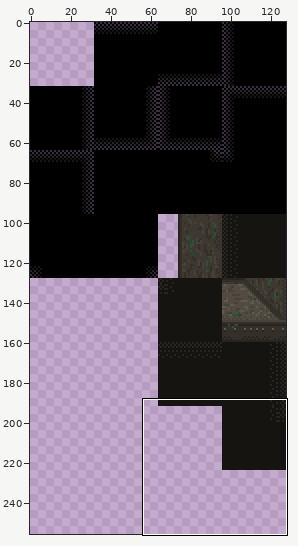
Two states of a sprite sheet, CasaDesDiamantes/sprites/voidBackground_spr/3e4c2e60-a8b4-476b-8b32-949cd7469ac7.png. Above, an overview of the earlier version with the close-up marked.
Close-up. Earlier state:
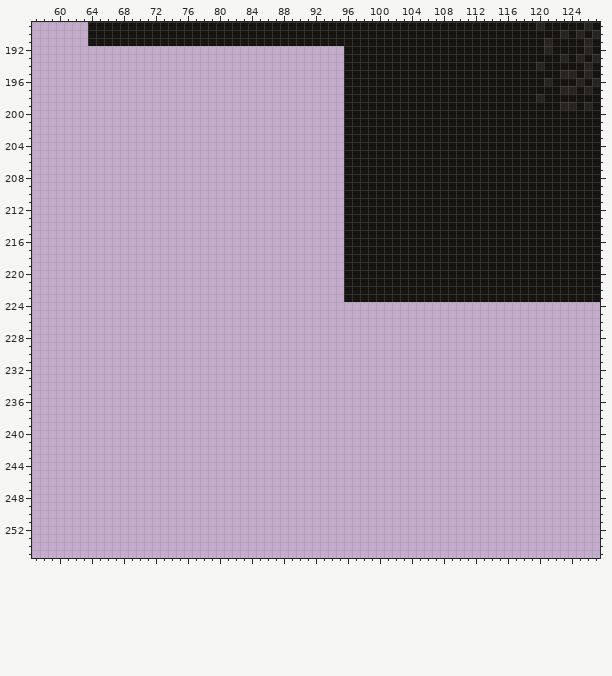
The file is 128x256 pixels. Colours within 5 levels of each other are drawn and written as one. Shown: x 57..127, y 189..255.
New version:
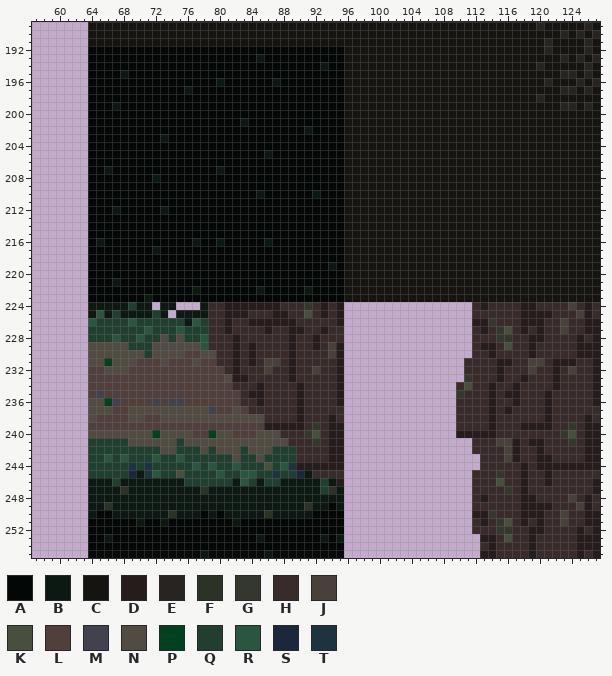
Palette (. is transparent): A #030705  B #0c1912  C #161411  D #261c1c  E #28241f  F #2a3326  G #34382c  H #3a2b2b  J #474139  K #494f3d  L #513f3c  M #42424f  N #514b41  P #004220  Q #1f3f2f  R #2a5640  S #1a283c  T #1b343d
Edits made:
Changed rows in their new state; - is an unchanged pixel.
first column x 64:
192 AAAAAAAAAAAAAAAAAAAAAAAAAAAAAAAA--------------------------------
193 AAAAAAAAAAAAAAAAAAAAABAAAAAAAAAA--------------------------------
194 AAAAAAAAAAAAAAAAAAAAAAAAAAAAABAA--------------------------------
195 AAAABAAAAAAAAAAAAAAAAAAAAAAAAAAA--------------------------------
196 AAAAAAAAAAAAAAAABAAAAAABAAAAAAAA--------------------------------
197 AAAAAAAAAAAABAAAAAAAAAAAAAAAAAAA--------------------------------
198 AAAAAAAAAAAAAAAAAAAAAAAAAAAAAAAA--------------------------------
199 AAABAAAAAAAAAAAAAAAAAAAAAAAAAAAA--------------------------------
200 AAAAAAAAAAAAAAAAAAAAAAAAAAAAAAAA--------------------------------
201 AAAAAAAAAAAAAAAAAAABAAAAAAAAAAAA--------------------------------
202 AAAAAAAAAAAAAAAAAAAAAAAAAAABAAAA--------------------------------
203 AAAAAAAAABAAAAAAAAAAAAAAAAAAAAAA--------------------------------
204 AAAAAAAAAAAAAAAAAAAAAAAAAAAAAAAA--------------------------------
205 AAAAAAAAAAAAAAAAAAAAAABAAAAAAAAA--------------------------------
206 AAAAAAAAAAAAAAAAAAAAAAAAAAAAAAAA--------------------------------
207 AABAAAAAAAAAAAAABAAAAAAAAAAAAAAA--------------------------------
208 AAAAAAAABAAAAAAAAAAAAAAAAAAAAAAA--------------------------------
209 AAAAAAAAAAAAAAAAAAAAAAAAAAAAAAAA--------------------------------
210 AAAAAAAAAAAAAAAAAAAAABAAAAAABAAA--------------------------------
211 AAAAAAAAAAAAAAAAAAAAAAAAAAAAAAAA--------------------------------
212 AAABAAAAABAAAAAAAAAAAAAAAAAAAAAA--------------------------------
213 AAAAAAAAAAAAAAAAAAAAAAAAAAAAAAAA--------------------------------
214 AAAAAAAAAAAAAAAAAAAAAAAAAAAAAAAA--------------------------------
215 AAAAAAAAAAAAAAAAAAAAAAAAAAAAAAAA--------------------------------
216 ABAAAAAAAAAAABAABAAAAABAAAAAAAAA--------------------------------
217 AAAAAAAABAAAAAAAAAAAAAAAAAAAAAAA--------------------------------
218 AAAAAAAAAAAAAAAAAAAAAAAAAAAAAAAA--------------------------------
219 AAAAAAAAAAAAAAAAAAAAAAAAAAAAAABA--------------------------------
220 AAAAAAAAAAAAAAAAAAAAAAAAAAAAAAAA--------------------------------
221 AAABAAAAAAAAAAAAAAAAAAAAAAAAAAAA--------------------------------
222 AAAAAAAAAAAAABAAAAAAABAAAAABAAAA--------------------------------
223 AAAAAAABAAAAAAAAAAAAAAAAAAAAAAAA--------------------------------
224 BBBBBQBB-BB---BHHDDDDDDDHHHGHDHD----------------HDHHHHDDHHHHJHDH
225 BRBQBBBBQB-BBBBHHDDDHHHDDHHKHDHD----------------HHHHHHDDDDHHHJDH
226 RQQQQRQQQQQQBRQHHDHHDDDDDDHHHHHD----------------DDGHHHDDDHHJHHDD
227 QQQQQQQRQQQRQQQHHDHHHHDHHDDHHDHH----------------HDHGKHDHDHHJHHDD
228 QQQRQQRQQNQNQQRHHHDHHHHHHDHHDHHH----------------HHHGGHHDDHHHHDHD
229 NNNNNQQQNNNNNNRHHHDHDHHHHDHHDHJD----------------HDDHKHHDHHHHHDDD
230 NNNNNNNQNNNNLLNNHHDHDHHHHDHHHHJD----------------HHDHHHHDHHHHHDDD
231 NNPNNNLLLNLLLNLLHHDHDHJJHDHHHHHD---------------HHHHDDHHJJHDDDHHD
232 LLNNNLLLLLLLLLLLLHDHHHJHHDHHJHHD---------------HHHHDHHHJHHDHJHHD
233 LLLLLLLLLLLLLLLLLNDDHHHHHDHHHHHD---------------GHHHDHHDHHHDHHHHD
234 LLLLLLLLLLLLLLLLLLHHHDHHHHDHHHHD--------------HKHHDHHDHHHHDHHHHD
235 LMLLLLLLLLLLLLLLLLLHDDHHHHDHHHHD--------------GHHHDHDDHHHDHHHHHD
236 NNPMLLLLMLMMLLLLLLLHHDHHHHDHHHHD--------------HHHHDHHDHHHDHHHHHD
237 NNNLLNNNNNNNNNNMLLNLHHHHHHDHHHHH--------------HHHHDHDHHHHDHHHHHH
238 NLLLLNNLLNNNNNNNNNNNNNHHHHDHHHDH--------------HHHHDHHHHHHDHHHHDH
239 LLLLLLLLLLLLLLLLLLLLLLDDDDDHGHDD--------------HHHHDHHHDDDDHHGHDD
240 NNNNNNNNPNNNNLLPNNLLLNNNHHHGKHDD--------------DDDDDHHHHHHHHGKHDD
241 QQQQQNNNNNNQNNNNNNNNNNNNNHHHGHDD----------------HHHJJDHDDHHHGHDD
242 QQQQQQQQQNNQQQNQNNNQNNNQQQHHHHDD----------------HHHHJDHHDHHHHHDD
243 QQRQRQQQRQQRQQQQQQNQQNQQQQHHHHDD-----------------HHHJDHHDDHHHHDD
244 QQQQQTQTQQQQQRQRQQRQQQKQRTDDDDDD-----------------HHHHHDHDDDDDDDD
245 QQQQQSBTRQQKQQQQRQQRRQQTQQSBHHHH----------------HHHGHHDHHDHHHHHH
246 BBBQBBBBBBBBQQQQQQBRQBQQBBBBBQBD----------------HHHKHHDHHDHHHHHD
247 BBBBFBBBBBBBBBFBBBBBBBBBBBBBBQFB----------------HHHHGHDHHHHHHHHD
248 BBBBBBBBBBBBBBBBBBBBBBBBBBBBBBBB----------------HDHHHHDDHHHHJHDH
249 BBFBBBBBBBBBBBBBBBBBBBBBBBBFBBAB----------------HHHHHHDDDDHHHJDH
250 BAABBBBBBBFBBBABABBBBBFBBBBBAAAA----------------DDGHHHDDDHHJHHDD
251 AAAAAABAABAAAAAAAABAAAAAAAAAAAAA----------------HDHGKHDHDHHJHHDD
252 AAAAAAAAAAAAAAAAAAAAAAAAAAAAAAAA----------------HHHGGHHDDHHHHDHD
253 AABAAAAAAAAAAAAAAAAAABAAAAAAABAB-----------------DDHKHHDHHHHHDDD
254 AAAAAAAAAAAAAAAAAAAAAAAAAAAAAAAA-----------------HDHHHHDHHHHHDDD
255 AAAAAAAAAAAAAABAAAAAAABAAAAAAAAA-----------------DDHHHHDHHHHHDHD
Pixel boxes of the changes (left, top, right, bottom) in both close-ups:
added: (88, 46, 344, 558)
added: (456, 302, 600, 558)
